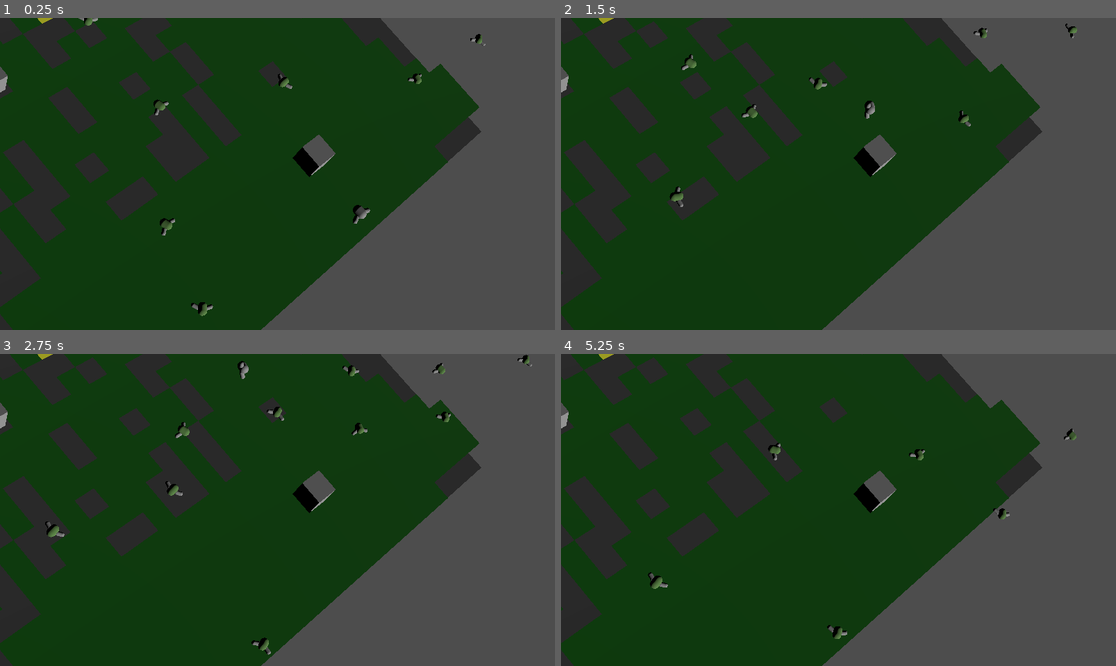
Above: before the commit, frames 1-4 (two rows, left to right).
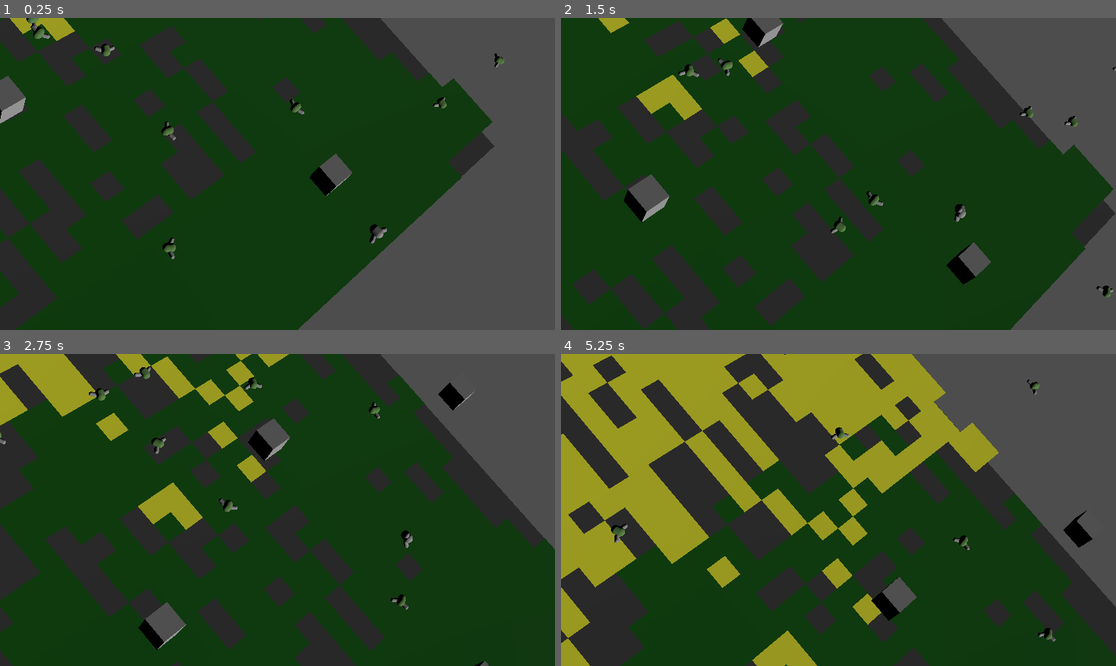
Above: after the commit, the same moments.

Repository: flatweb/gwj90Murat
Game: Godot game, scene res://game.tscn
Same seed, same stepped clock (60 frames per second), same inputs: the game is played once before the commit and once after it.
Inputs (mouse positions are in pixels of both pictures, inside the frame that each line leads up to):
- Up to frame 1 (0.25 s): no input
- Up to frame 2 (1.5 s): move the mouse to (960, 158) at 0.52 s; hold Right (droite) 0.53-1.28 s; tap Z (attente) at 0.6 s; move the mouse to (727, 189) at 1.27 s; hold Down (bas) from 1.28 s (still down); tap Space (decolle) at 1.35 s
- Up to frame 3 (2.75 s): move the mouse to (333, 441) at 2.02 s; release Down (bas) at 2.03 s; hold Right (droite) from 2.03 s (still down); tap Z (attente) at 2.1 s
- Up to frame 4 (5.25 s): move the mouse to (810, 572) at 2.77 s; tap Space (decolle) at 2.85, 4.35 s; move the mouse to (1005, 556) at 3.52 s; release Right (droite) at 3.53 s; hold Left (gauche) 3.53-5.03 s; tap Z (attente) at 3.6, 5.1 s; move the mouse to (672, 463) at 4.27 s; move the mouse to (866, 510) at 5.02 s; hold Down (bas) from 5.03 s (still down)

The runs differ from the first frame. In frame 1, 18% of the frame differs, in the area x 0-91%, y 0-100%; in frame 2, 39%; in frame 3, 46%; in frame 4, 65%, in the area x 0-100%, y 0-100%.
Error before the commit: Invalid access to property or key 'mesh' on a base object of type 'null instance'. (res://game.gd:11)

Commit message:
Ajout des bandes d'oiseaux et correction vélocité

Diff:
--- /dev/null
+++ b/Boid/assets/scenes/main.tscn
@@ -0,0 +1,80 @@
+[gd_scene format=3 uid="uid://ua0jf1opxuj4"]
+
+[ext_resource type="Script" uid="uid://dnltotiqrtdgk" path="res://Boid/assets/scripts/Flock.gd" id="1"]
+[ext_resource type="Script" uid="uid://bu7v2vlkd3uxv" path="res://Boid/assets/scripts/repulsor.gd" id="1_6rsl6"]
+[ext_resource type="PackedScene" uid="uid://dp5b0utxqij4u" path="res://Boid/assets/scenes/Boid.tscn" id="2"]
+[ext_resource type="PackedScene" uid="uid://ktrp3827wg2f" path="res://oiseau.tscn" id="2_vesw4"]
+[ext_resource type="Script" uid="uid://j5tjytpfa1g1" path="res://Boid/assets/scripts/Cursor.gd" id="5"]
+[ext_resource type="Texture2D" uid="uid://ck5os1dgt7y2p" path="res://Boid/assets/sprites/cursor.png" id="6"]
+
+[sub_resource type="BoxMesh" id="BoxMesh_272bh"]
+
+[sub_resource type="ProceduralSkyMaterial" id="ProceduralSkyMaterial_vesw4"]
+
+[sub_resource type="Sky" id="Sky_xplbd"]
+sky_material = SubResource("ProceduralSkyMaterial_vesw4")
+
+[sub_resource type="Environment" id="Environment_6rsl6"]
+background_mode = 2
+background_energy_multiplier = 4.05
+sky = SubResource("Sky_xplbd")
+sky_custom_fov = 51.2
+ambient_light_color = Color(0.8732984, 0.8732984, 0.8732984, 1)
+
+[sub_resource type="PlaneMesh" id="PlaneMesh_vesw4"]
+
+[node name="Main" type="Node3D" unique_id=282379335]
+
+[node name="DirectionalLight3D" type="DirectionalLight3D" parent="." unique_id=1378754638]
+transform = Transform3D(10, 0, 0, 0, 10, 0, 0, 0, 10, 1946, 1524.0001, 348)
+
+[node name="Repulsor" type="Node3D" parent="." unique_id=2127826800 groups=["Repulsor"]]
+transform = Transform3D(1, 0, 0, 0, 1, 0, 0, 0, 1, 621, 0, 348)
+script = ExtResource("1_6rsl6")
+
+[node name="MeshInstance2D" type="MeshInstance3D" parent="Repulsor" unique_id=1100383476]
+transform = Transform3D(42, 0, 0, 0, -42, -3.6717565e-06, 0, 3.6717565e-06, -42, 1, 1, 0)
+mesh = SubResource("BoxMesh_272bh")
+
+[node name="Repulsor2" type="Node3D" parent="." unique_id=976668064 groups=["Repulsor"]]
+transform = Transform3D(1, 0, 0, 0, 1, 0, 0, 0, 1, 50, 0, 271.95758)
+script = ExtResource("1_6rsl6")
+
+[node name="MeshInstance2D" type="MeshInstance3D" parent="Repulsor2" unique_id=211571736]
+transform = Transform3D(42, 0, 0, 0, -42, -3.6717565e-06, 0, 3.6717565e-06, -42, 1, 1, 0)
+mesh = SubResource("BoxMesh_272bh")
+
+[node name="Repulsor3" type="Node3D" parent="." unique_id=1261841086 groups=["Repulsor"]]
+transform = Transform3D(1, 0, 0, 0, 1, 0, 0, 0, 1, 800, 0, 600)
+script = ExtResource("1_6rsl6")
+
+[node name="MeshInstance2D" type="MeshInstance3D" parent="Repulsor3" unique_id=1379981077]
+transform = Transform3D(42, 0, 0, 0, -42, -3.6717565e-06, 0, 3.6717565e-06, -42, 1, 1, 0)
+mesh = SubResource("BoxMesh_272bh")
+
+[node name="Character2" parent="." unique_id=274740939 instance=ExtResource("2_vesw4")]
+
+[node name="Camera3D" type="Camera3D" parent="Character2" unique_id=137828251]
+transform = Transform3D(-0.99026805, -0.13044453, 0.048511866, 0, 0.348572, 0.937282, -0.13917318, 0.9281605, -0.34517968, 27.816895, 248.4858, 72.448)
+fov = 43.4
+near = 0.03
+
+[node name="WorldEnvironment" type="WorldEnvironment" parent="Character2/Camera3D" unique_id=460234282]
+environment = SubResource("Environment_6rsl6")
+
+[node name="Flock" type="Node3D" parent="." unique_id=706107885]
+script = ExtResource("1")
+boidScene = ExtResource("2")
+predator = NodePath("../Character2")
+
+[node name="Cursor" type="Sprite2D" parent="." unique_id=1132925763]
+modulate = Color(1, 0, 0, 1)
+scale = Vector2(0.015, 0.015)
+texture = ExtResource("6")
+script = ExtResource("5")
+
+[node name="MeshInstance3D" type="MeshInstance3D" parent="." unique_id=1513769097]
+transform = Transform3D(1, 0, 0, 0, 1, 0, 0, 0, 1, 10, 0, 200)
+mesh = SubResource("PlaneMesh_vesw4")
+
+[node name="Node3D" type="Node3D" parent="MeshInstance3D" unique_id=520795776]
--- a/Boid/assets/scripts/Boid.gd
+++ b/Boid/assets/scripts/Boid.gd
@@ -2,8 +2,8 @@
 
 class_name Boid
 
-@export var maxVelocity: float = 2
-@export var maxAcceleration: float = 5
+@export var maxVelocity: float = 4
+@export var maxAcceleration: float = 10
 @export var rotationOffset: Vector3 = Vector3(0,PI/2,0)
 
 @export var baseColor: Color
--- a/Boid/assets/scripts/Flock.gd
+++ b/Boid/assets/scripts/Flock.gd
@@ -103,7 +103,7 @@
 		var _envDims = Vector4(-12,12,-100,100)
 		if (pos.x < _envDims.x or pos.x > _envDims.w or pos.y < _envDims.z or pos.y > _envDims.y):
 			boid.timeOutOfBorders += delta
-			var midPoint = Vector3(_envDims.x / 2,5,_envDims.y / 2)
+			var midPoint = Vector3(0,5,0)
 			var dir = (midPoint - boid.get_position()).normalized()
 			boid.acceleration += dir * boid.timeOutOfBorders * bordersWeight
 		else:
--- a/game.gd
+++ b/game.gd
@@ -8,7 +8,7 @@
 var ids : Array
 
 func _ready():
-	gridmapSize = $Ground/MeshGround.mesh.size
+	gridmapSize = $MeshGround.mesh.size
 	$Oiseau.set_limite_x(gridmapSize.x*0.75)
 	#populategridmap()
 	startintro()
--- a/game.tscn
+++ b/game.tscn
@@ -52,9 +52,11 @@
 boidScene = ExtResource("7_j5wjh")
 numberOfBoids = 200
 visualRange = 20.0
-separationDistance = 5.0
+separationDistance = 10.0
 predator = NodePath("../Oiseau")
 predatorMinDist = 5.0
+cohesionWeight = 0.415
+separationWeight = 41.22
 
 [node name="MeshInstance3D" type="MeshInstance3D" parent="." unique_id=1621687425 groups=["Repulsor"]]
 transform = Transform3D(1, 0, 0, 0, 1, 0, 0, 0, 1, 0, 5.1623354, 0)
